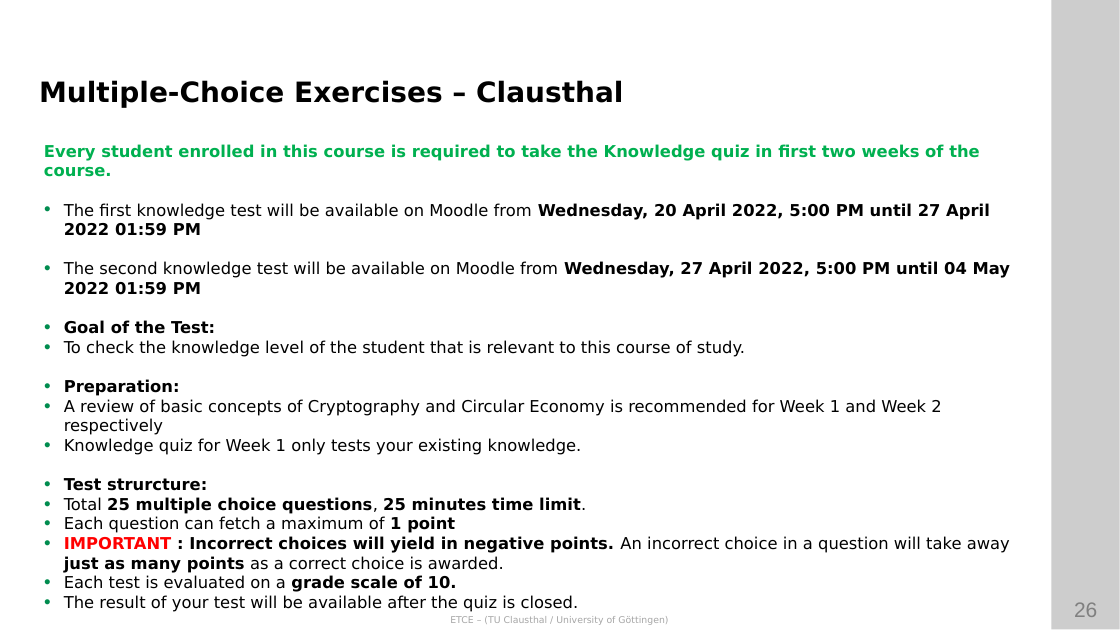
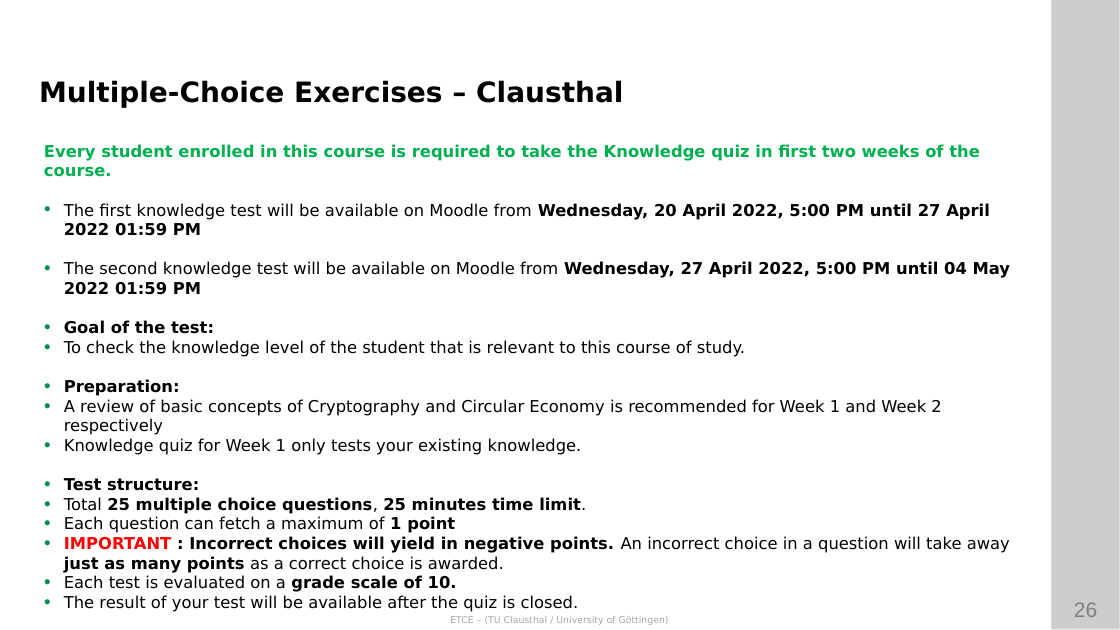
Before and after one commit to ETCE-LAB/teaching-material, a slide deck: slide 26 of Emerging-Technologies-for-the-Circular-Economy/ETCE-L00-Organization.pptx. Drawn at 1120x630 pixels with LibreOffice and Linux fonts; fonts in the diff are those of the drawing; background and template pictures are left out. Boxes give left, top, right and bottom in pixels: in the first picture for what was removed or moved away, otherwise in the second. Text is boxed around its words. In the diff, an @@ line names an element or a change of style, - is before the commit and + after.

```diff
--- a/Emerging-Technologies-for-the-Circular-Economy/ETCE-L00-Organization.pptx
+++ b/Emerging-Technologies-for-the-Circular-Economy/ETCE-L00-Organization.pptx
@@ text at box(64, 320, 214, 334): text changed @@
-• Goal of the Test:
+• Goal of the test:
@@ text at box(64, 478, 199, 491): text changed @@
-• Test strurcture:
+• Test structure:
```
Also in this commit, not shown: 3 other slides changed, 1 other file.
